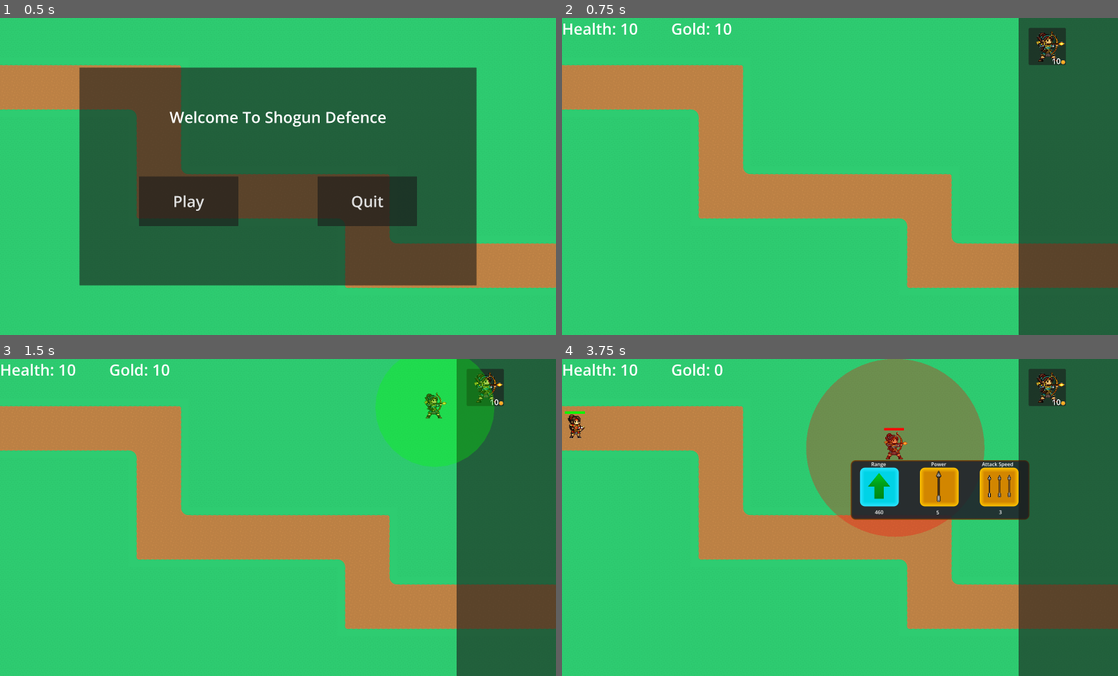
Above: before the commit, frames 1-4 (two rows, left to right).
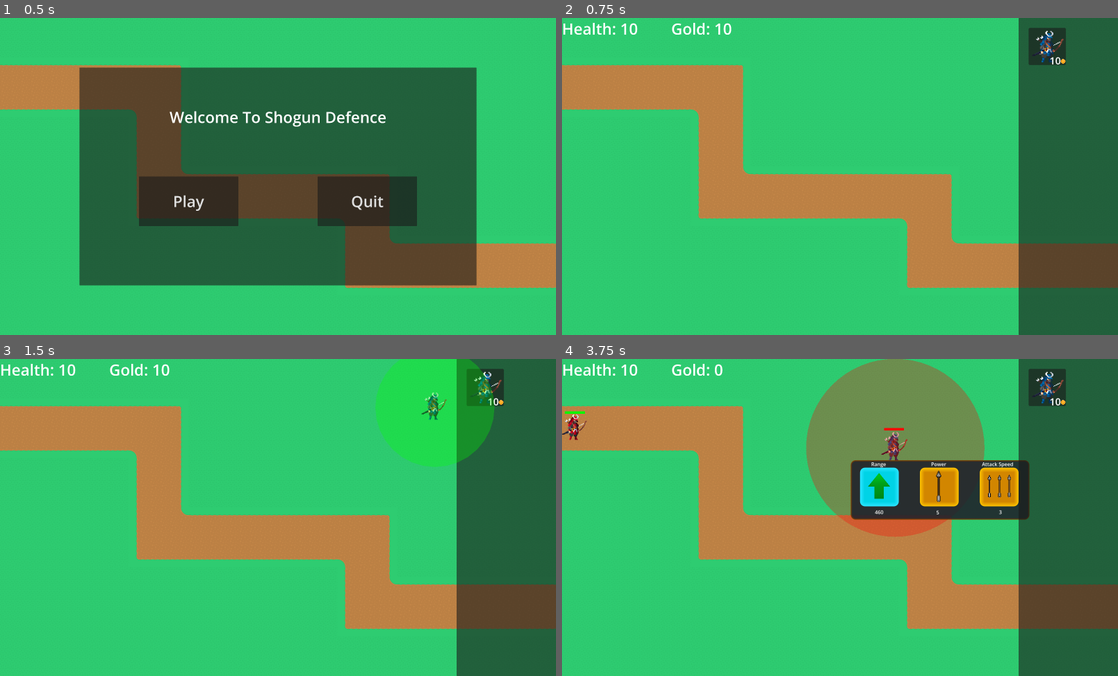
Above: after the commit, the same moments.

Repository: tt23aaz/Shogun-Defence
Game: Godot game, scene res://main_menu.tscn
Same seed, same stepped clock (60 frames per second), same inputs: the game is played once before the commit and once after it.
Inputs (mouse positions are in pixels of both pictures, inside the frame that each line leads up to):
- Up to frame 1 (0.5 s): no input
- Up to frame 2 (0.75 s): click "Play" at 0.5 s
- Up to frame 3 (1.5 s): tap Enter at 1.25 s; drag from (483, 387) to (333, 447) at 1.27 s
- Up to frame 4 (3.75 s): drag from (895, 447) to (812, 580) at 2.02 s; click "400" at 2.75 s; click "430" at 3.5 s

Frame 1 is identical in both runs. In frame 2, 0.3% of the frame differs, in the area x 84-91%, y 3-15%; in frame 3, 0.5%; in frame 4, 0.7%, in the area x 0-91%, y 3-32%.

Commit message:
Added new sprites

Diff:
--- a/Towers/TowerPanel.tscn
+++ b/Towers/TowerPanel.tscn
@@ -11,21 +11,21 @@
 script = ExtResource("1_in8g1")
 
 [node name="C3d45Cff4d7a4a63B87941Fbcab32572" type="Sprite2D" parent="." unique_id=260203449]
-position = Vector2(45, 45)
-scale = Vector2(0.11, 0.11)
+position = Vector2(43.72, 15.07)
+scale = Vector2(0.42, 0.42)
 texture = ExtResource("1_j28fn")
 
 [node name="Label" type="Label" parent="C3d45Cff4d7a4a63B87941Fbcab32572" unique_id=2036806576]
-offset_left = 45.454525
-offset_top = 136.36363
-offset_right = 217.45453
-offset_bottom = 341.36365
-theme_override_font_sizes/font_size = 150
+offset_left = 3.0476198
+offset_top = 97.452385
+offset_right = 175.04762
+offset_bottom = 302.4524
+theme_override_font_sizes/font_size = 50
 text = "10"
 
 [node name="GoldCoin" type="Sprite2D" parent="C3d45Cff4d7a4a63B87941Fbcab32572" unique_id=575608166]
-position = Vector2(263.63638, 263.63638)
-scale = Vector2(0.1, 0.1)
+position = Vector2(72.09524, 135.54762)
+scale = Vector2(0.03, 0.03)
 texture = ExtResource("3_rr5tf")
 
 [connection signal="gui_input" from="." to="." method="_on_gui_input"]
--- a/Towers/tower_archer.tscn
+++ b/Towers/tower_archer.tscn
@@ -6,7 +6,7 @@
 [ext_resource type="Texture2D" uid="uid://d308pubqnhnqb" path="res://Tilesheet/upgrade.png" id="4_lyqws"]
 
 [sub_resource type="RectangleShape2D" id="RectangleShape2D_02teb"]
-size = Vector2(110.0625, 156)
+size = Vector2(117.0625, 172)
 
 [sub_resource type="CircleShape2D" id="CircleShape2D_o2jpx"]
 radius = 315.0
@@ -27,7 +27,7 @@
 "
 
 [sub_resource type="RectangleShape2D" id="RectangleShape2D_lyqws"]
-size = Vector2(93.59999, 132.79999)
+size = Vector2(101.59999, 144.79999)
 
 [sub_resource type="StyleBoxFlat" id="StyleBoxFlat_02teb"]
 bg_color = Color(0.8037481, 0.016933072, 0.09986391, 1)
@@ -110,18 +110,18 @@
 script = ExtResource("1_87o2i")
 
 [node name="CollisionShape2D" type="CollisionShape2D" parent="." unique_id=619790221]
-position = Vector2(-11.03125, -10)
+position = Vector2(-7.53125, -2)
 shape = SubResource("RectangleShape2D_02teb")
 
 [node name="AimRight" type="Marker2D" parent="." unique_id=270357312]
-position = Vector2(62.055, -26.72)
+position = Vector2(71, -28.82)
 
 [node name="AimLeft" type="Marker2D" parent="." unique_id=1618313655]
-position = Vector2(-62, -26.72)
+position = Vector2(-71, -28.82)
 
 [node name="ArcherSprite" type="Sprite2D" parent="." unique_id=485131966]
-position = Vector2(0, 5.684342e-14)
-scale = Vector2(0.27, 0.292)
+position = Vector2(0, -77.964)
+scale = Vector2(1.055, 1.143)
 texture = ExtResource("2_eie8v")
 
 [node name="Tower" type="Area2D" parent="." unique_id=1284052091]
@@ -136,7 +136,7 @@
 [node name="CollisionShape2D22" type="CollisionShape2D" parent="TowerDetector" unique_id=75725025]
 light_mask = 3
 visibility_layer = 3
-position = Vector2(-10.5, -9.999996)
+position = Vector2(-7.5000005, -2.4999962)
 scale = Vector2(1.25, 1.25)
 shape = SubResource("RectangleShape2D_lyqws")
 
@@ -274,10 +274,10 @@
 texture = ExtResource("4_lyqws")
 
 [node name="ProgressBar" type="ProgressBar" parent="Upgrade" unique_id=410209818]
-offset_left = -72.0
-offset_top = -128.0
-offset_right = 56.0
-offset_bottom = -112.0
+offset_left = -71.0
+offset_top = -124.0
+offset_right = 57.0
+offset_bottom = -108.0
 theme_override_styles/background = SubResource("StyleBoxFlat_hsnry")
 theme_override_styles/fill = SubResource("StyleBoxFlat_vedvx")
 value = 50.0
--- a/mobs/enemy_archer.tscn
+++ b/mobs/enemy_archer.tscn
@@ -28,7 +28,8 @@
 script = ExtResource("2_3qas7")
 
 [node name="D07a83876e034c3d9944F1e9e2Ffe3b3" type="Sprite2D" parent="." unique_id=1292272190]
-scale = Vector2(0.25, 0.255)
+position = Vector2(6, -69)
+scale = Vector2(1, 1.02)
 texture = ExtResource("1_g0cnb")
 
 [node name="CollisionShape2D" type="CollisionShape2D" parent="." unique_id=506082148]
Binary file changed: Tilesheet/ally.png
Binary file changed: Tilesheet/enemy.png
Binary file changed: Tilesheet/ninja.png
Not shown, changed: Tilesheet/ninja.png.import
